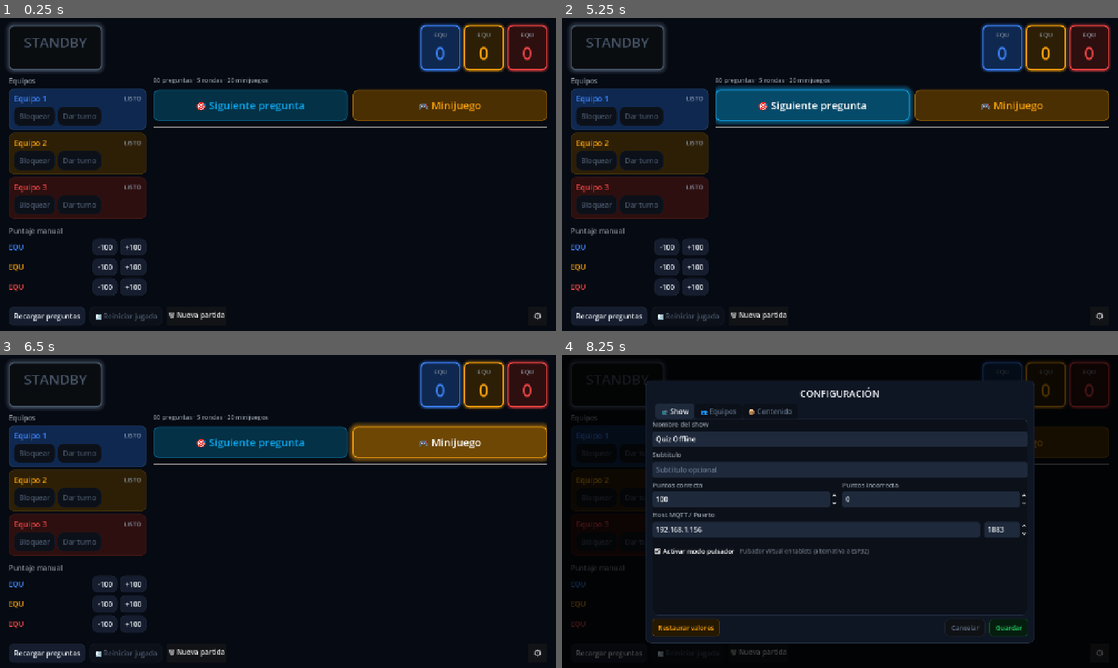
Above: before the commit, frames 1-4 (two rows, left to right).
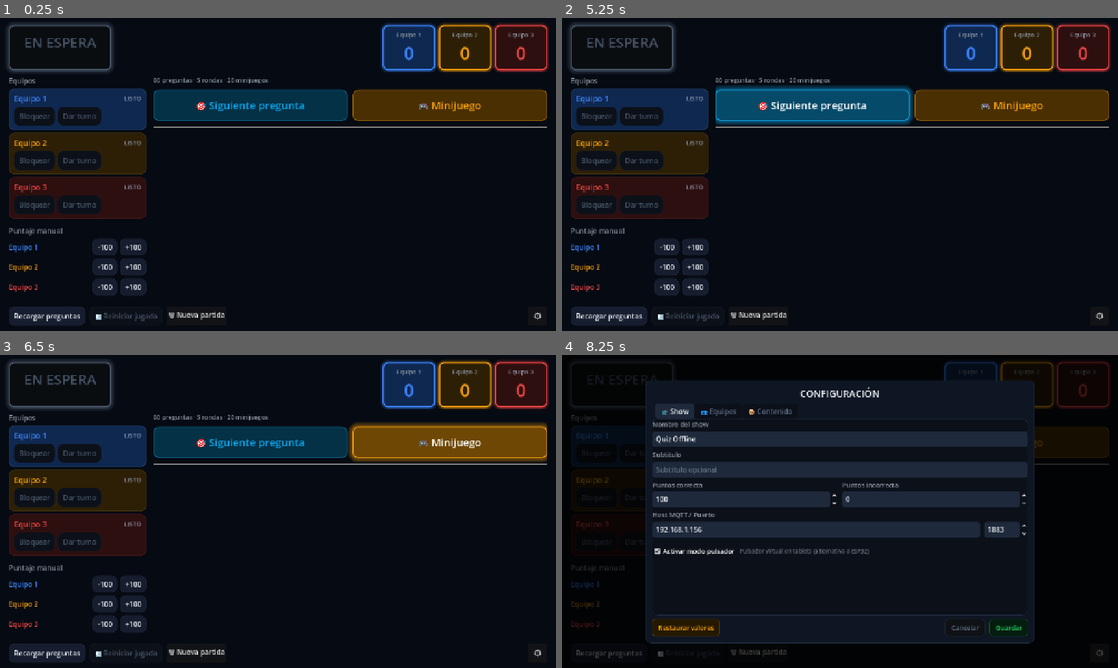
Above: after the commit, the same moments.

Repository: danielgap/touring-snake
Game: Godot game, scene res://scenes/presenter/presenter_root.tscn
Two runs of this game, one before a commit and one after it. Both use one fixed random seed, a clock stepped at 60 frames per second and the inputs below. This scene is started directly instead of the project's main scene.
Inputs:
- Up to frame 1 (0.25 s): no input
- Up to frame 2 (5.25 s): click "-100" at 0.5 s; click "+100" at 1.25 s; click "-100" at 2 s; click "+100" at 2.75 s; click "-100" at 3.5 s; click "+100" at 4.25 s; click "🎯 Siguiente pregunta" at 5 s
- Up to frame 3 (6.5 s): click "🎮 Minijuego" at 5.75 s
- Up to frame 4 (8.25 s): click "Recargar preguntas" at 6.5 s; click "🗑 Nueva partida" at 7.25 s; click "⚙" at 8 s

The runs differ from the first frame. In frame 1, 3.1% of the frame differs, in the area x 2-96%, y 1-88%; in frame 2, 3.1%; in frame 3, 3.1%; in frame 4, 0.7%.

Commit message:
fix: Spanish neutral labels, full team names, remove round suffix
- Phase labels: EN ESPERA, EN DIRECTO, PREGUNTA, RESPONDIDA, SOLUCIÓN
- Remove round suffix (VELOZ etc) from presenter phase label
- All screens use get_team_name() instead of get_team_short()
- Role select reads team names from ShowConfig (not hardcoded)
- Fix Argentine terms: SELECCIONÁ→SELECCIONA, Aguardando→Esperando
- All .tscn defaults updated to Equipo 1/2/3

Diff:
--- a/quiz/godot/scenes/bootstrap/role_select.tscn
+++ b/quiz/godot/scenes/bootstrap/role_select.tscn
@@ -154,7 +154,7 @@
 custom_minimum_size = Vector2(0, 64)
 size_flags_horizontal = 3
 theme_override_font_sizes/font_size = 22
-text = "E1"
+text = "Equipo 1"
 
 [node name="Team2Btn" type="Button" parent="CenterVBox/CardsRow/TeamCard/TPad/TVBox/TeamButtons"]
 unique_name_in_owner = true
@@ -162,7 +162,7 @@
 custom_minimum_size = Vector2(0, 64)
 size_flags_horizontal = 3
 theme_override_font_sizes/font_size = 22
-text = "E2"
+text = "Equipo 2"
 
 [node name="Team3Btn" type="Button" parent="CenterVBox/CardsRow/TeamCard/TPad/TVBox/TeamButtons"]
 unique_name_in_owner = true
@@ -170,7 +170,7 @@
 custom_minimum_size = Vector2(0, 64)
 size_flags_horizontal = 3
 theme_override_font_sizes/font_size = 22
-text = "E3"
+text = "Equipo 3"
 
 [node name="DisplayCard" type="PanelContainer" parent="CenterVBox/CardsRow"]
 unique_name_in_owner = true
--- a/quiz/godot/scenes/contestant/contestant_root.tscn
+++ b/quiz/godot/scenes/contestant/contestant_root.tscn
@@ -79,7 +79,7 @@
 layout_mode = 2
 theme_override_font_sizes/font_size = 22
 theme_override_colors/font_color = Color(1, 1, 1, 1)
-text = "ESPERANDO"
+text = "EN ESPERA"
 
 [node name="QuestionCard" type="PanelContainer" parent="RootMargin/RootVBox"]
 unique_name_in_owner = true
--- a/quiz/godot/scenes/display/display_root.tscn
+++ b/quiz/godot/scenes/display/display_root.tscn
@@ -48,7 +48,7 @@
 unique_name_in_owner = true
 layout_mode = 2
 theme_override_font_sizes/font_size = 38
-text = "STANDBY"
+text = "EN ESPERA"
 horizontal_alignment = 1
 
 [node name="HSpacer1" type="Control" parent="MarginContainer/RootVBox/TopBar"]
--- a/quiz/godot/scenes/presenter/presenter_root.tscn
+++ b/quiz/godot/scenes/presenter/presenter_root.tscn
@@ -56,7 +56,7 @@
 layout_mode = 2
 theme_override_font_sizes/font_size = 32
 theme_override_colors/font_color = Color(0.902, 0.929, 0.953, 1)
-text = "STANDBY"
+text = "EN ESPERA"
 
 [node name="TopSpacer" type="Control" parent="RootMargin/RootVBox/TopBar"]
 layout_mode = 2
@@ -84,7 +84,7 @@
 layout_mode = 2
 theme_override_font_sizes/font_size = 14
 theme_override_colors/font_color = Color(0.545, 0.58, 0.62, 1)
-text = "E1"
+text = "Equipo 1"
 horizontal_alignment = 1
 
 [node name="Team1ScoreValue" type="Label" parent="RootMargin/RootVBox/TopBar/ScoreBar/ScoreCard1/ScorePad1/ScoreVBox1"]
@@ -113,7 +113,7 @@
 layout_mode = 2
 theme_override_font_sizes/font_size = 14
 theme_override_colors/font_color = Color(0.545, 0.58, 0.62, 1)
-text = "E2"
+text = "Equipo 2"
 horizontal_alignment = 1
 
 [node name="Team2ScoreValue" type="Label" parent="RootMargin/RootVBox/TopBar/ScoreBar/ScoreCard2/ScorePad2/ScoreVBox2"]
@@ -142,7 +142,7 @@
 layout_mode = 2
 theme_override_font_sizes/font_size = 14
 theme_override_colors/font_color = Color(0.545, 0.58, 0.62, 1)
-text = "E3"
+text = "Equipo 3"
 horizontal_alignment = 1
 
 [node name="Team3ScoreValue" type="Label" parent="RootMargin/RootVBox/TopBar/ScoreBar/ScoreCard3/ScorePad3/ScoreVBox3"]
@@ -346,7 +346,7 @@
 size_flags_horizontal = 3
 theme_override_font_sizes/font_size = 16
 theme_override_colors/font_color = Color(0.902, 0.929, 0.953, 1)
-text = "E1"
+text = "Equipo 1"
 
 [node name="T1SubBtn" type="Button" parent="RootMargin/RootVBox/ContentArea/Sidebar/T1ScoreRow"]
 unique_name_in_owner = true
@@ -372,7 +372,7 @@
 size_flags_horizontal = 3
 theme_override_font_sizes/font_size = 16
 theme_override_colors/font_color = Color(0.902, 0.929, 0.953, 1)
-text = "E2"
+text = "Equipo 2"
 
 [node name="T2SubBtn" type="Button" parent="RootMargin/RootVBox/ContentArea/Sidebar/T2ScoreRow"]
 unique_name_in_owner = true
@@ -398,7 +398,7 @@
 size_flags_horizontal = 3
 theme_override_font_sizes/font_size = 16
 theme_override_colors/font_color = Color(0.902, 0.929, 0.953, 1)
-text = "E3"
+text = "Equipo 3"
 
 [node name="T3SubBtn" type="Button" parent="RootMargin/RootVBox/ContentArea/Sidebar/T3ScoreRow"]
 unique_name_in_owner = true
--- a/quiz/godot/scripts/bootstrap/role_select_controller.gd
+++ b/quiz/godot/scripts/bootstrap/role_select_controller.gd
@@ -47,10 +47,10 @@
 		if not sub.is_empty():
 			subtitle_label.text = sub
 
-	# Team button text — show team number
-	team1_btn.text = "Equipo 1"
-	team2_btn.text = "Equipo 2"
-	team3_btn.text = "Equipo 3"
+	# Team button text — from config
+	team1_btn.text = ShowConfig.get_team_name(1)
+	team2_btn.text = ShowConfig.get_team_name(2)
+	team3_btn.text = ShowConfig.get_team_name(3)
 
 	# Logo from config
 	var logo_rect: TextureRect = get_node_or_null("CenterVBox/LogoRect")
--- a/quiz/godot/scripts/contestant/contestant_controller.gd
+++ b/quiz/godot/scripts/contestant/contestant_controller.gd
@@ -324,13 +324,13 @@
 	var question_changed: bool = _prev_question_text != state.current_question.text
 
 	# ── Status badge ───────────────────────────────────────────────
-	var status_text: String = "ESPERANDO"
+	var status_text: String = "EN ESPERA"
 	var status_color: Color = STATUS_READY
 	if team_id <= 0:
 		status_text = "SIN EQUIPO"
 		status_color = STATUS_READY
 	elif state.phase == Enums.GamePhase.IDLE:
-		status_text = "ESPERANDO"
+		status_text = "EN ESPERA"
 		status_color = STATUS_READY
 	elif state.phase == Enums.GamePhase.MINIGAME:
 		status_text = "MINIJUEGO"
@@ -339,7 +339,7 @@
 		status_text = "BLOQUEADO"
 		status_color = STATUS_LOCKED
 	elif state.phase == Enums.GamePhase.REVEAL:
-		status_text = "REVELADA"
+		status_text = "SOLUCIÓN"
 		status_color = ACCENT_BLUE
 	elif can_answer:
 		status_text = "TU TURNO"
@@ -348,7 +348,7 @@
 		status_text = "FUERA DE REBOTE"
 		status_color = STATUS_LOCKED
 	elif state.phase == Enums.GamePhase.QUESTION:
-		status_text = "EN JUEGO"
+		status_text = "EN DIRECTO"
 		status_color = STATUS_WAITING
 	elif state.phase == Enums.GamePhase.LOCKED:
 		if state.locked_team_id == team_id:
@@ -356,7 +356,7 @@
 			status_text = "ENVIADA"
 			status_color = STATUS_WAITING
 		else:
-			status_text = "TOMADA"
+			status_text = "RECIBIDA"
 			status_color = STATUS_WAITING
 
 	status_label.text = status_text
@@ -577,12 +577,12 @@
 		if ShowConfig.get_buzzer_mode_enabled():
 			return "PULSEN EL PULSADOR para tomar el turno."
 		else:
-			return "Esperando que el presentador asigne turno."
+			return "Esperando que el presentador abra la pregunta."
 	if can_answer:
 		return "RESPONDAN AHORA — La primera respuesta cierra la ronda."
 	if state.current_question.text.is_empty():
 		return "Esperando pregunta del presentador."
-	return "Esperen habilitación del presentador."
+	return "Esperando a que el presentador abra la pregunta."
 
 
 func _feedback_summary(state: GameState) -> String:
@@ -1176,13 +1176,13 @@
 			else:
 				_buzzer_button.disabled = true
 				if team_id <= 0:
-					_buzzer_button.text = "SELECCIONÁ EQUIPO"
+					_buzzer_button.text = "SELECCIONA EQUIPO"
 				elif excluded:
 					_buzzer_button.text = "FUERA DE REBOTE"
 				elif locked:
 					_buzzer_button.text = "BLOQUEADO"
 				else:
-					_buzzer_button.text = "ESPERANDO..."
+					_buzzer_button.text = "EN ESPERA..."
 				_apply_buzzer_styles_disabled()
 				_stop_buzzer_pulse()
 		elif authority_team_id == team_id:
@@ -1200,7 +1200,7 @@
 			elif authority_team_id > 0:
 				_buzzer_button.text = "TURNO RESERVADO"
 			else:
-				_buzzer_button.text = "ESPERANDO..."
+				_buzzer_button.text = "EN ESPERA..."
 			_apply_buzzer_styles_disabled()
 			_stop_buzzer_pulse()
 		return
@@ -1215,7 +1215,7 @@
 			_stop_buzzer_pulse()
 		else:
 			_buzzer_button.disabled = true
-			_buzzer_button.text = "SELECCIONÁ EQUIPO"
+			_buzzer_button.text = "SELECCIONA EQUIPO"
 			_apply_buzzer_styles_disabled()
 			_stop_buzzer_pulse()
 		return
--- a/quiz/godot/scripts/display/display_controller.gd
+++ b/quiz/godot/scripts/display/display_controller.gd
@@ -30,7 +30,7 @@
 const TEAM3_BG := Color("#4a2020")           # clearly red-tinted
 
 const PHASE_IDLE_COLOR := Color("#7a8a9e")   # bright gray — readable on washed-out BG
-const PHASE_QUESTION_COLOR := Color("#67d4f8") # very bright cyan — AL AIRE needs to pop
+const PHASE_QUESTION_COLOR := Color("#67d4f8") # very bright cyan — EN DIRECTO needs to pop
 const PHASE_LOCKED_COLOR := Color("#fcd34d") # bright amber
 const PHASE_REVEAL_COLOR := Color("#6ee7a0") # bright mint green — survives washout as clear green
 const PHASE_CORRECT_COLOR := Color("#6ee7a0")
@@ -529,7 +529,7 @@
 	_idle_standby.add_theme_font_size_override("font_size", 24)
 	_idle_standby.add_theme_color_override("font_color", PHASE_IDLE_COLOR)
 	_idle_standby.horizontal_alignment = HORIZONTAL_ALIGNMENT_CENTER
-	_idle_standby.text = "STANDBY"
+	_idle_standby.text = "EN ESPERA"
 	_idle_standby.visible = false
 	_idle_scoreboard.add_child(_idle_standby)
 
@@ -726,27 +726,27 @@
 	var phase_color: Color = PHASE_IDLE_COLOR
 	match state.phase:
 		Enums.GamePhase.IDLE:
-			phase_label.text = "STANDBY"
+			phase_label.text = "EN ESPERA"
 			phase_color = PHASE_IDLE_COLOR
 		Enums.GamePhase.QUESTION:
 			if state.answers_enabled:
-				phase_label.text = "AL AIRE"
+				phase_label.text = "EN DIRECTO"
 				phase_color = PHASE_QUESTION_COLOR
 			else:
-				phase_label.text = "EN JUEGO"
+				phase_label.text = "PREGUNTA"
 				phase_color = PHASE_QUESTION_COLOR
 		Enums.GamePhase.LOCKED:
 			# LOCKED: never leak result to audience — show neutral text
-			phase_label.text = "RESPUESTA TOMADA"
+			phase_label.text = "RESPUESTA RECIBIDA"
 			phase_color = PHASE_LOCKED_COLOR
 		Enums.GamePhase.REVEAL:
-			phase_label.text = "REVELADA"
+			phase_label.text = "SOLUCIÓN"
 			phase_color = PHASE_REVEAL_COLOR
 		Enums.GamePhase.MINIGAME:
 			phase_label.text = "MINIJUEGO"
 			phase_color = PHASE_MINIGAME_COLOR
 		_:
-			phase_label.text = "STANDBY"
+			phase_label.text = "EN ESPERA"
 			phase_color = PHASE_IDLE_COLOR
 
 	# Dynamic phase card — bright border + massive glow for HY300
@@ -869,13 +869,13 @@
 		return
 
 	if state.locked_team_id <= 0:
-		feedback_label.text = "Aguardando respuesta..."
+		feedback_label.text = "Esperando pulsador..."
 		feedback_label.add_theme_color_override("font_color", TEXT_MUTED)
 		return
 
 	# LOCKED: never leak result to audience on projector
 	if state.phase == Enums.GamePhase.LOCKED:
-		feedback_label.text = "%s — RESPUESTA TOMADA" % ShowConfig.get_team_name(state.locked_team_id).to_upper()
+		feedback_label.text = "%s — RESPUESTA RECIBIDA" % ShowConfig.get_team_name(state.locked_team_id).to_upper()
 		feedback_label.add_theme_color_override("font_color", PHASE_LOCKED_COLOR)
 		return
 
@@ -911,7 +911,7 @@
 		lock_label.text = "Turno · %s" % ShowConfig.get_team_name(state.answer_authority_team_id)
 		lock_label.add_theme_color_override("font_color", TEXT_DIM)
 	elif state.answers_enabled:
-		lock_label.text = "Pregunta abierta · Esperando respuesta..."
+		lock_label.text = "Pregunta abierta · Esperando pulsador..."
 		lock_label.add_theme_color_override("font_color", TEXT_DIM)
 	else:
 		lock_label.text = ""
--- a/quiz/godot/scripts/presenter/presenter_root_controller.gd
+++ b/quiz/godot/scripts/presenter/presenter_root_controller.gd
@@ -438,20 +438,20 @@
 	%T3Name.text = ShowConfig.get_team_name(3)
 
 	# Score row team short names
-	%T1SName.text = ShowConfig.get_team_short(1)
-	%T2SName.text = ShowConfig.get_team_short(2)
-	%T3SName.text = ShowConfig.get_team_short(3)
+	%T1SName.text = ShowConfig.get_team_name(1)
+	%T2SName.text = ShowConfig.get_team_name(2)
+	%T3SName.text = ShowConfig.get_team_name(3)
 
 	# Score card names (top bar)
 	var t1_score_name: Label = get_node_or_null("RootMargin/RootVBox/TopBar/ScoreBar/ScoreCard1/ScorePad1/ScoreVBox1/Team1Name")
 	var t2_score_name: Label = get_node_or_null("RootMargin/RootVBox/TopBar/ScoreBar/ScoreCard2/ScorePad2/ScoreVBox2/Team2Name")
 	var t3_score_name: Label = get_node_or_null("RootMargin/RootVBox/TopBar/ScoreBar/ScoreCard3/ScorePad3/ScoreVBox3/Team3Name")
 	if t1_score_name != null:
-		t1_score_name.text = ShowConfig.get_team_short(1)
+		t1_score_name.text = ShowConfig.get_team_name(1)
 	if t2_score_name != null:
-		t2_score_name.text = ShowConfig.get_team_short(2)
+		t2_score_name.text = ShowConfig.get_team_name(2)
 	if t3_score_name != null:
-		t3_score_name.text = ShowConfig.get_team_short(3)
+		t3_score_name.text = ShowConfig.get_team_name(3)
 
 	# Score button text with configurable points
 	var pts: int = ShowConfig.get_points_correct()
@@ -659,33 +659,28 @@
 	if phase_label == null:
 		return
 	var phase_color: Color = PHASE_IDLE_COLOR
-	var round_name: String = GameService.get_selected_round_name()
-	var round_suffix: String = ""
-	if not round_name.is_empty() and state.phase != Enums.GamePhase.IDLE:
-		round_suffix = " · " + round_name.to_upper()
 	match state.phase:
 		Enums.GamePhase.IDLE:
-			phase_label.text = "STANDBY"
+			phase_label.text = "EN ESPERA"
 			phase_color = PHASE_IDLE_COLOR
 		Enums.GamePhase.QUESTION:
 			if state.answers_enabled:
-				phase_label.text = "AL AIRE%s" % round_suffix
+				phase_label.text = "EN DIRECTO"
 				phase_color = PHASE_QUESTION_COLOR
 			else:
-				phase_label.text = "EN JUEGO%s" % round_suffix
+				phase_label.text = "PREGUNTA"
 				phase_color = PHASE_QUESTION_COLOR
 		Enums.GamePhase.LOCKED:
-			# LOCKED: show neutral label (result leaks to display/contestant if shown)
-			phase_label.text = "RESPUESTA%s" % round_suffix
+			phase_label.text = "RESPONDIDA"
 			phase_color = PHASE_LOCKED_COLOR
 		Enums.GamePhase.REVEAL:
-			phase_label.text = "REVELADA%s" % round_suffix
+			phase_label.text = "SOLUCIÓN"
 			phase_color = PHASE_REVEAL_COLOR
 		Enums.GamePhase.MINIGAME:
 			phase_label.text = "MINIJUEGO"
 			phase_color = PHASE_MINIGAME_COLOR
 		_:
-			phase_label.text = "STANDBY"
+			phase_label.text = "EN ESPERA"
 			phase_color = PHASE_IDLE_COLOR
 
 	# Dynamic phase card — border + glow matches phase
